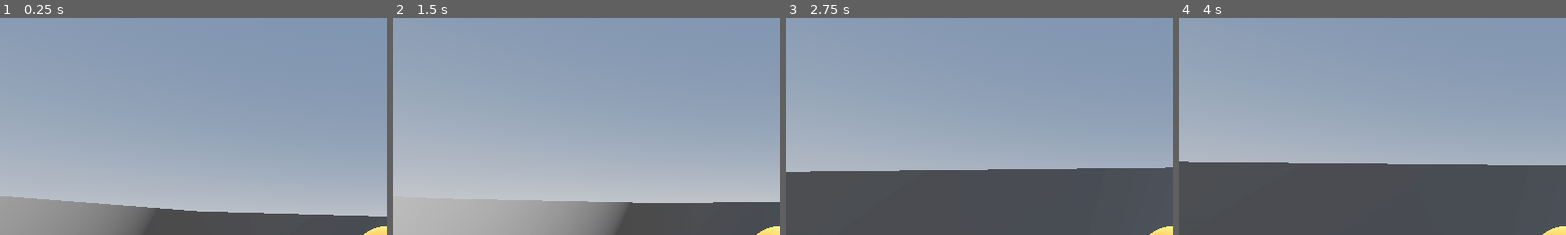
Above: before the commit, frames 1-4 (left to right).
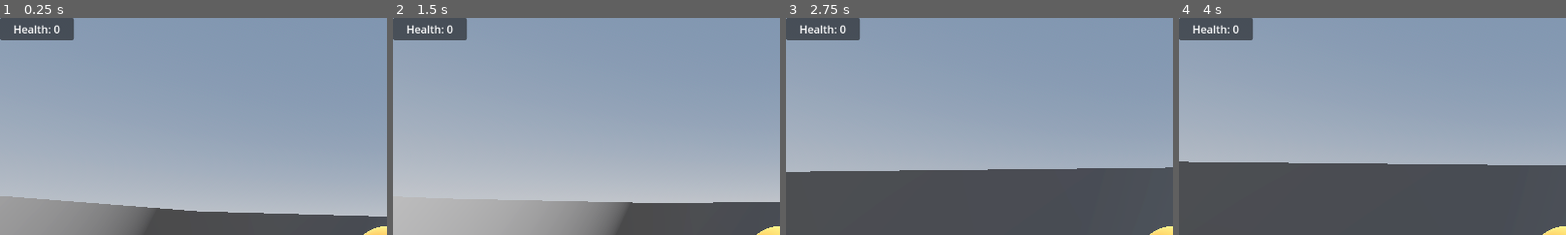
Above: after the commit, the same moments.

Repository: Lightgarden-713/Pavojam
Game: Godot game, scene res://scenes/level.tscn
The game is run twice, just before and just after one commit, with the same random seed, the same clock (stepped at 60 frames per second) and the same inputs.
Inputs (mouse positions are % of the whole screen's width and height, from its top left):
- Up to frame 1 (0.25 s): no input
- Up to frame 2 (1.5 s): tap Enter (ui_accept) at 0.5, 0.77 s; move the mouse to (72, 45) at 0.52 s; hold Right (ui_right) 0.53-1.28 s; click (72, 45) at 0.67 s; move the mouse to (45, 50) at 1.27 s; hold Up (ui_up) from 1.28 s (still down)
- Up to frame 3 (2.75 s): keep holding Up (ui_up); tap Enter (ui_accept) at 1.52 s; move the mouse to (52, 48) at 2.02 s
- Up to frame 4 (4 s): keep holding Up (ui_up); move the mouse to (49, 52) at 2.77 s; click (49, 52) at 2.92 s; tap Enter (ui_accept) at 3.02, 3.77 s; move the mouse to (57, 51) at 3.52 s
The pictures show only the part of the screen within x 0-50%, y 0-50%; the shares and areas given below are measured in that part.

The runs differ from the first frame. In frame 1, 1.9% of the frame differs, in the area x 0-20%, y 0-11%; in frame 2, 1.9%; in frame 3, 1.9%; in frame 4, 1.9%.

Commit message:
reorganize level to contain both ingame UI and the world

Diff:
--- a/scenes/level.tscn
+++ b/scenes/level.tscn
@@ -1,8 +1,9 @@
-[gd_scene load_steps=10 format=3 uid="uid://cor8id61tymqq"]
+[gd_scene load_steps=11 format=3 uid="uid://cor8id61tymqq"]
 
 [ext_resource type="PackedScene" uid="uid://bgkd7d3lm3qye" path="res://scenes/player.tscn" id="1_2q6dc"]
-[ext_resource type="Script" path="res://scenes/level.gd" id="1_w8frs"]
+[ext_resource type="Script" uid="uid://x5pg580jet5v" path="res://scenes/level.gd" id="1_w8frs"]
 [ext_resource type="PackedScene" uid="uid://bpyrd5tkn71c4" path="res://scenes/enemies/GenericEnemy.tscn" id="2_w7c3h"]
+[ext_resource type="Script" uid="uid://bafmnigyk7spf" path="res://scripts/ui_health.gd" id="4_mx8sn"]
 
 [sub_resource type="ProceduralSkyMaterial" id="ProceduralSkyMaterial_w7c3h"]
 sky_horizon_color = Color(0.66224277, 0.6717428, 0.6867428, 1)
@@ -26,46 +27,70 @@
 
 [sub_resource type="WorldBoundaryShape3D" id="WorldBoundaryShape3D_2q6dc"]
 
-[node name="Node3D" type="Node3D"]
+[node name="World" type="Node"]
+
+[node name="World" type="Node3D" parent="."]
 script = ExtResource("1_w8frs")
 
-[node name="WorldEnvironment" type="WorldEnvironment" parent="."]
+[node name="WorldEnvironment" type="WorldEnvironment" parent="World"]
 environment = SubResource("Environment_mx8sn")
 
-[node name="DirectionalLight3D" type="DirectionalLight3D" parent="."]
+[node name="DirectionalLight3D" type="DirectionalLight3D" parent="World"]
 transform = Transform3D(-0.8660254, -0.43301278, 0.25, 0, 0.49999997, 0.86602545, -0.50000006, 0.75, -0.43301266, -3.6191678, 5.922341, -25.540798)
 shadow_enabled = true
 
-[node name="NavigationRegion3D" type="NavigationRegion3D" parent="."]
+[node name="NavigationRegion3D" type="NavigationRegion3D" parent="World"]
 navigation_mesh = SubResource("NavigationMesh_w8frs")
 
-[node name="Floor" type="MeshInstance3D" parent="NavigationRegion3D"]
+[node name="Floor" type="MeshInstance3D" parent="World/NavigationRegion3D"]
 transform = Transform3D(-3.0000002, 0, -2.6226834e-07, 0, 3.0000002, 0, 2.6226834e-07, 0, -3.0000002, -0.043305874, 0.0059633255, 0.01994586)
 mesh = SubResource("PlaneMesh_2q6dc")
-skeleton = NodePath("../..")
+skeleton = NodePath("../../..")
 
-[node name="StaticBody3D" type="StaticBody3D" parent="NavigationRegion3D/Floor"]
+[node name="StaticBody3D" type="StaticBody3D" parent="World/NavigationRegion3D/Floor"]
 collision_layer = 4
 collision_mask = 7
 
-[node name="CollisionShape3D" type="CollisionShape3D" parent="NavigationRegion3D/Floor/StaticBody3D"]
+[node name="CollisionShape3D" type="CollisionShape3D" parent="World/NavigationRegion3D/Floor/StaticBody3D"]
 shape = SubResource("WorldBoundaryShape3D_2q6dc")
 
-[node name="CSGCylinder3D" type="CSGCylinder3D" parent="NavigationRegion3D"]
+[node name="CSGCylinder3D" type="CSGCylinder3D" parent="World/NavigationRegion3D"]
 use_collision = true
 collision_layer = 4
 collision_mask = 7
 radius = 10.0
 height = 5.0
 
-[node name="CSGCylinder3D2" type="CSGCylinder3D" parent="NavigationRegion3D/CSGCylinder3D"]
+[node name="CSGCylinder3D2" type="CSGCylinder3D" parent="World/NavigationRegion3D/CSGCylinder3D"]
 operation = 2
 radius = 9.0
 height = 5.0
 
-[node name="Player" parent="." instance=ExtResource("1_2q6dc")]
+[node name="Player" parent="World" instance=ExtResource("1_2q6dc")]
 transform = Transform3D(1, 0, 0, 0, 1, 0, 0, 0, 1, -0.15679836, 0, -0.0053617954)
 
-[node name="GenericEnemy" parent="." instance=ExtResource("2_w7c3h")]
+[node name="GenericEnemy" parent="World" instance=ExtResource("2_w7c3h")]
 transform = Transform3D(1, 0, 0, 0, 1, 0, 0, 0, 1, 5.194378, 0.5059633, -0.03728199)
 speed = 1.0
+
+[node name="UI" type="CanvasLayer" parent="."]
+
+[node name="HealthContainer" type="PanelContainer" parent="UI" node_paths=PackedStringArray("level", "health_text")]
+offset_right = 110.0
+offset_bottom = 23.0
+size_flags_horizontal = 3
+size_flags_vertical = 2
+script = ExtResource("4_mx8sn")
+level = NodePath("../../World")
+health_text = NodePath("MarginContainer/Label")
+
+[node name="MarginContainer" type="MarginContainer" parent="UI/HealthContainer"]
+layout_mode = 2
+theme_override_constants/margin_left = 20
+theme_override_constants/margin_top = 5
+theme_override_constants/margin_right = 20
+theme_override_constants/margin_bottom = 5
+
+[node name="Label" type="Label" parent="UI/HealthContainer/MarginContainer"]
+layout_mode = 2
+text = "Health: 0"
